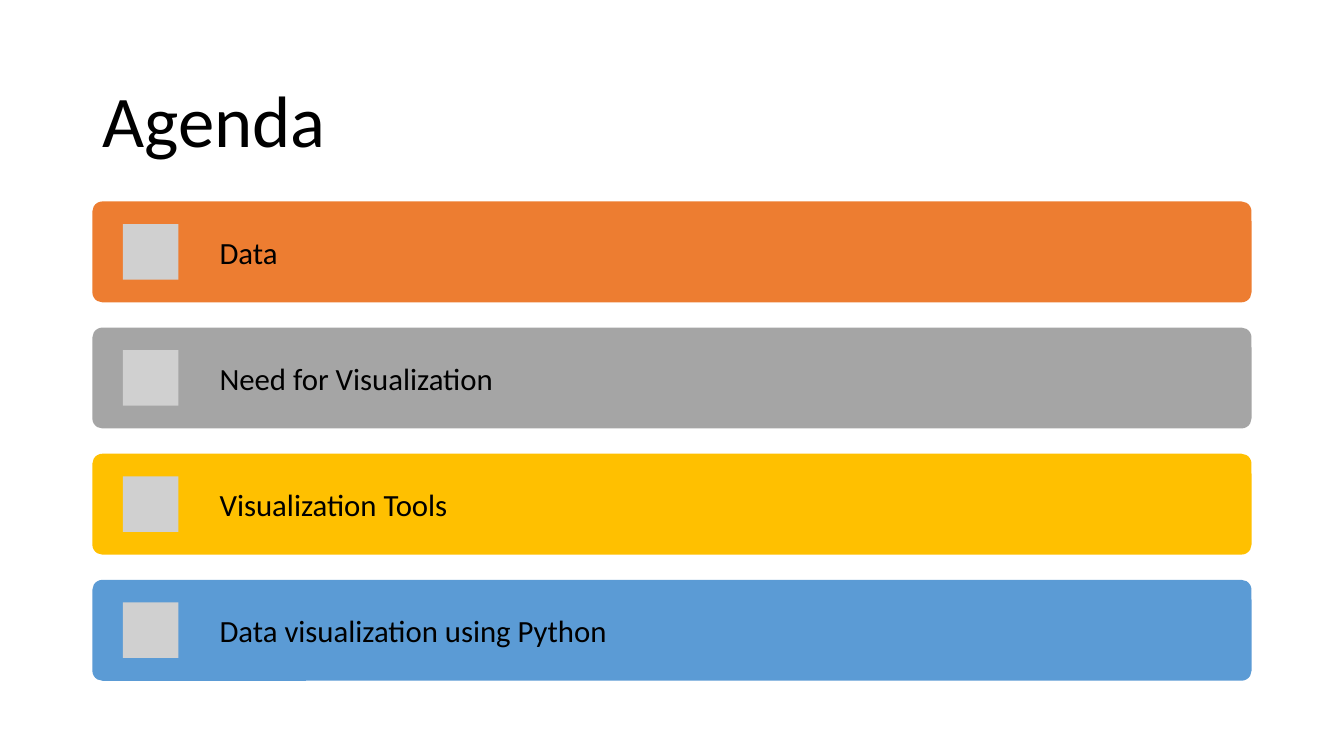
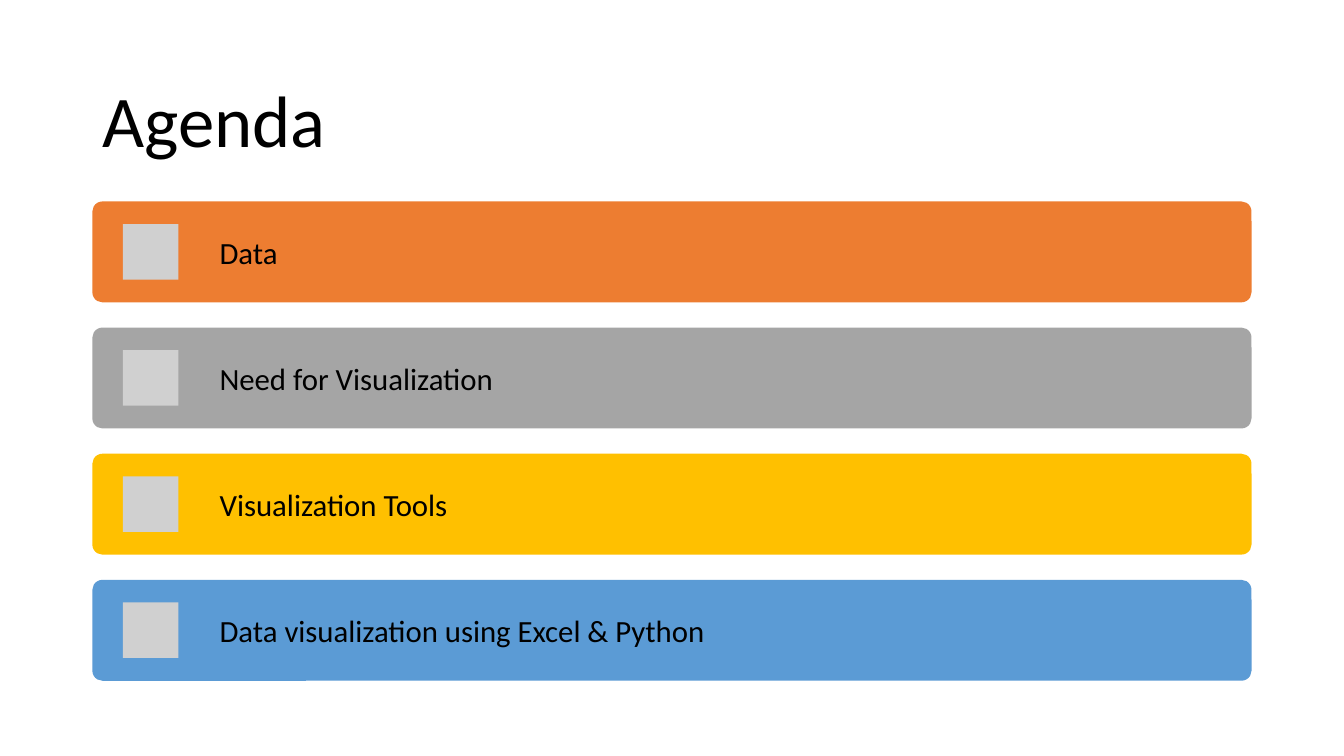
Before and after one commit to maulik438/data_visualization, a slide deck: slide 2 of ppt/data_visualization.pptx. Drawn at 1344x756 pixels with LibreOffice and Linux fonts; fonts in the diff are those of the drawing; grey boxes stand for pictures. Boxes give left, top, right and bottom in pixels: in the first picture for what was removed or moved away, otherwise in the second. Text is boxed around its words. In the diff, an @@ line names an element or a change of style, - is before the commit and + after.

```diff
--- a/ppt/data_visualization.pptx
+++ b/ppt/data_visualization.pptx
@@ text at bbox=[220, 620, 704, 648]: text changed @@
-Data visualization using Python
+Data visualization using Excel & Python
```
Also in this commit, not shown: 2 other slides changed, 5 slides removed.
